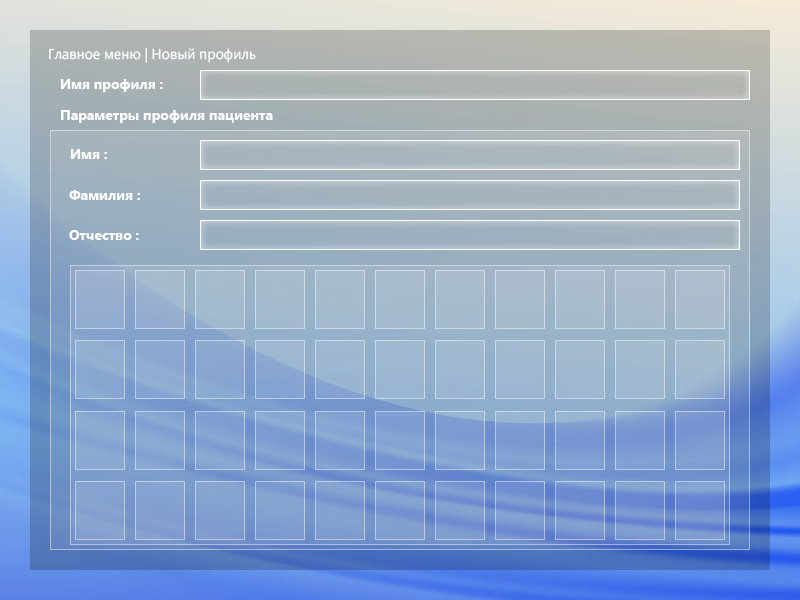
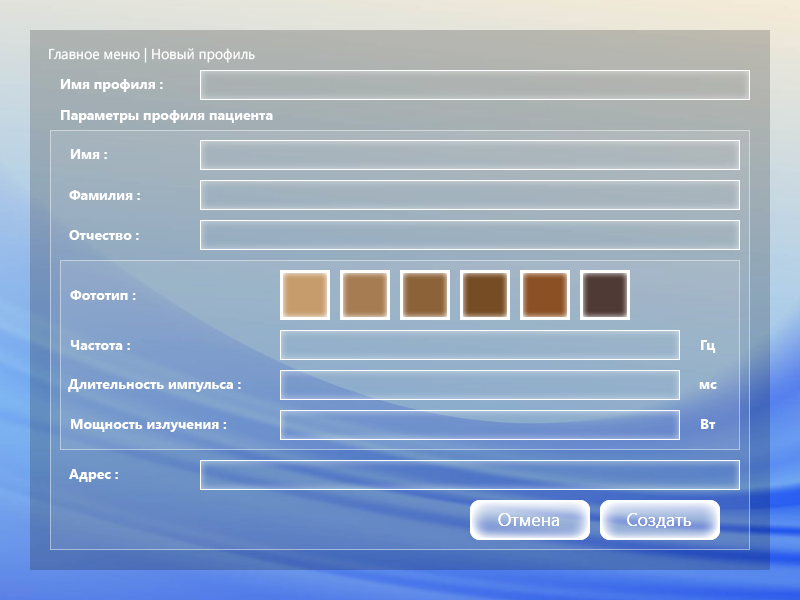
Revision of a layered w=800, h=600 image; what changed, layer by layer:
painted on "Главное меню | Новый профиль" over [left=53, top=47, right=256, bottom=63]
showed group "Keyboard replace" (43 layers) over [left=68, top=270, right=717, bottom=528]
